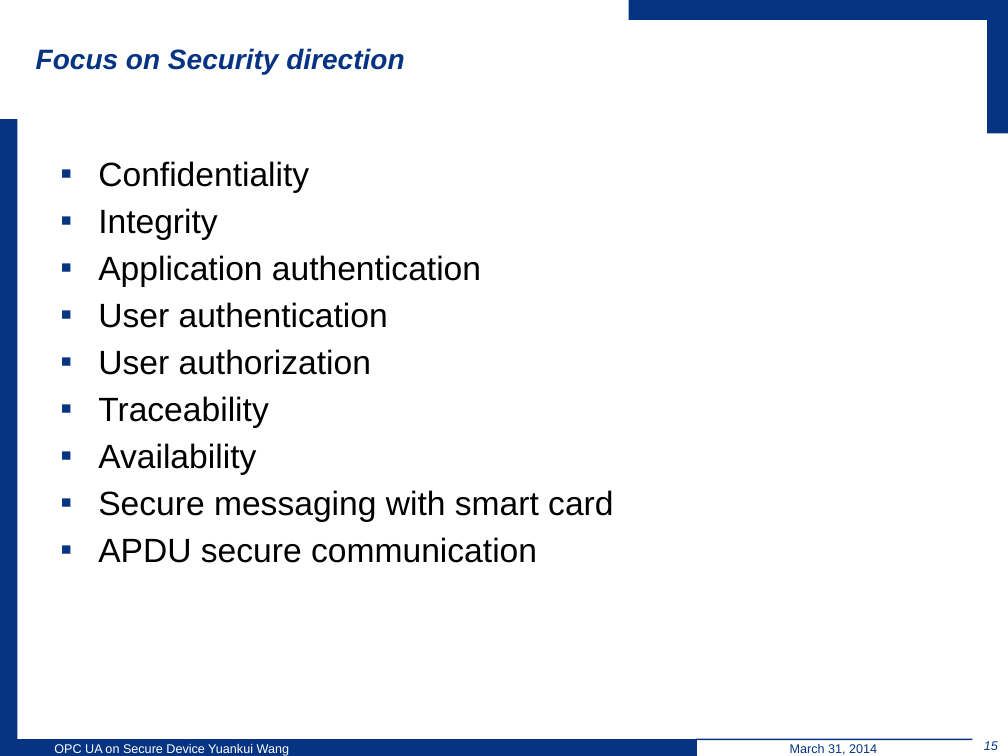
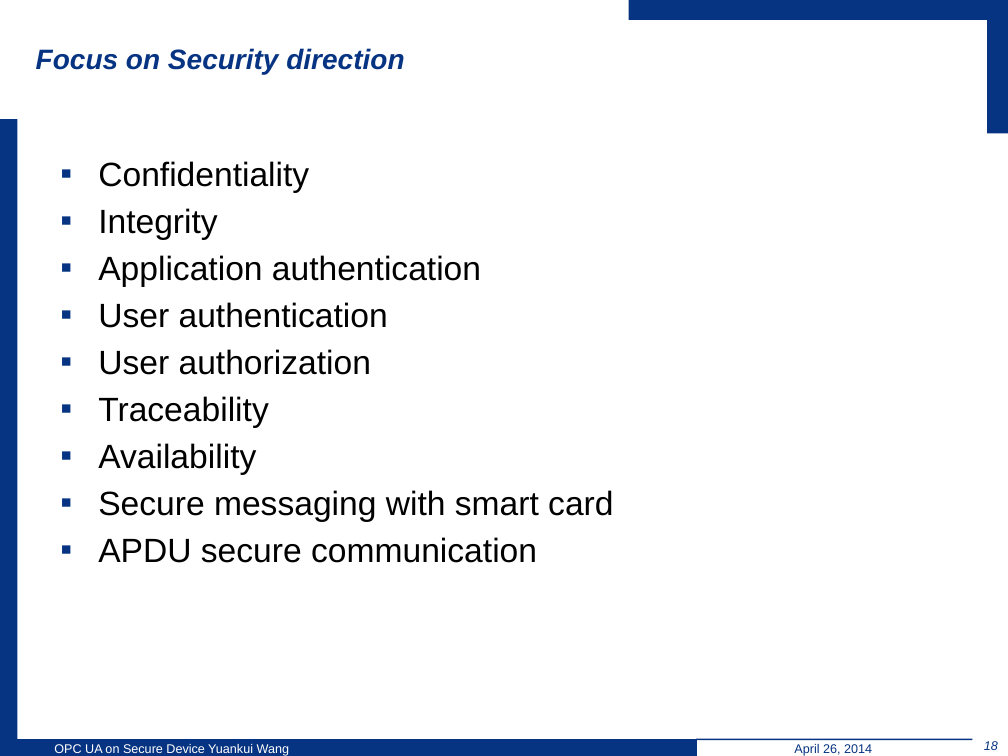
Before and after one commit to wsuetholz/opc-ua-wangyk-upb-morpho, a slide deck: slide 18 of ppt/Einleitung.pptx (slide 15 before the commit). Drawn at 1008x756 pixels with LibreOffice and Linux fonts; fonts in the diff are those of the drawing; background and template pictures are left out. Boxes give left, top, right and bottom in pixels: in the first picture for what was removed or moved away, otherwise in the second. Text is boxed around its words. In the diff, an @@ line names an element or a change of style, - is before the commit and + after.

```diff
--- a/ppt/Einleitung.pptx
+++ b/ppt/Einleitung.pptx
@@ text at box(794, 744, 872, 756): text changed @@
-March 31, 2014
+April 26, 2014
@@ page number at box(984, 741, 998, 750): text changed @@
-15
+18
```
Also in this commit, not shown: 16 other slides changed, 4 slides added, 1 slide removed.
